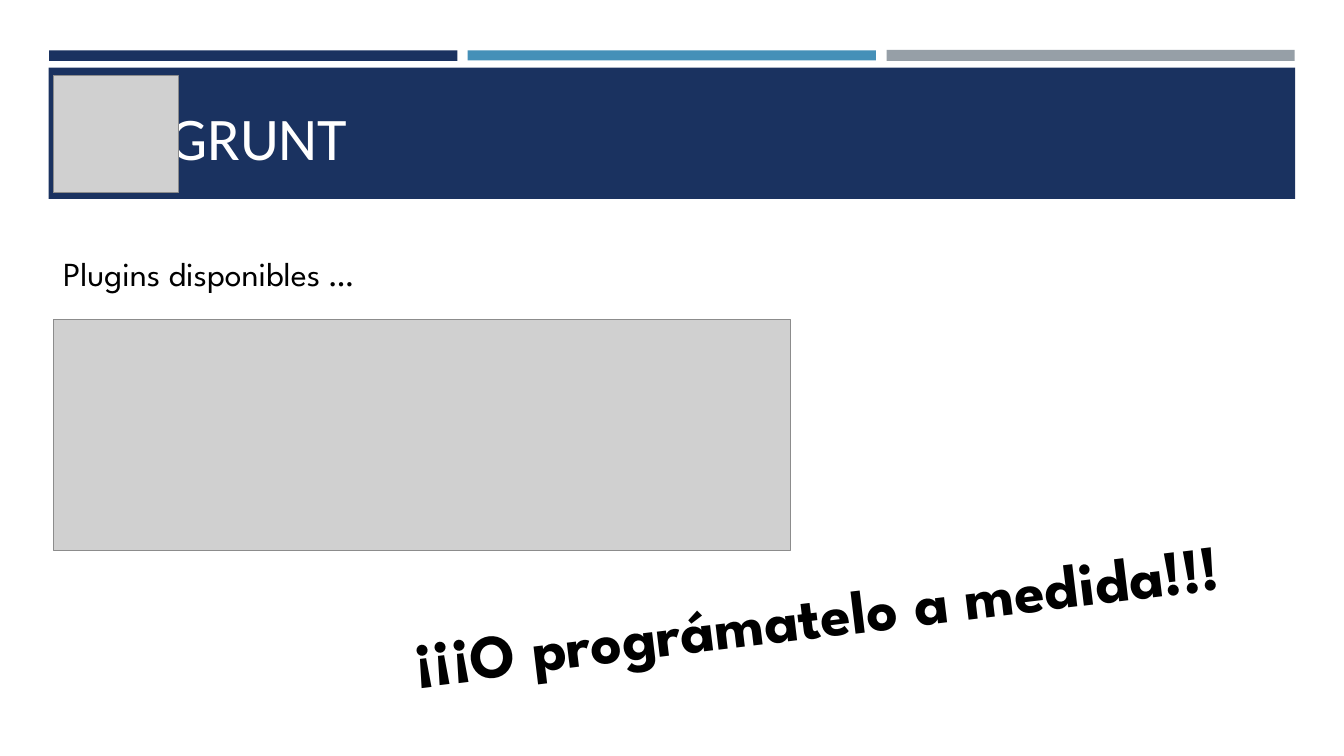
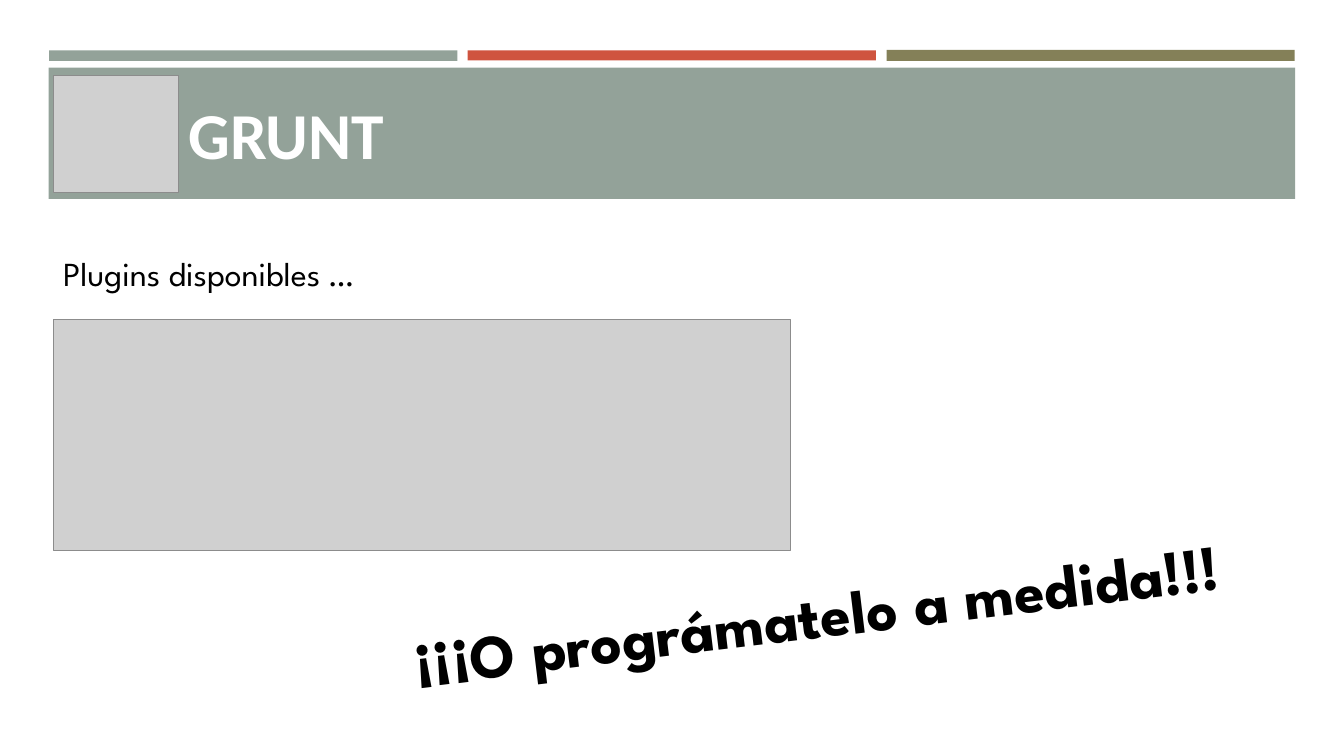
Before and after one commit to borya09/curso-vsw-herramientas-front, a slide deck: slide 7 of presentacion/presentacion.pptx (slide 6 before the commit). Drawn at 1344x756 pixels with LibreOffice and Linux fonts; fonts in the diff are those of the drawing; grey boxes stand for pictures. Boxes give left, top, right and bottom in pixels: in the first picture for what was removed or moved away, otherwise in the second. Text is boxed around its words. In the diff, an @@ line names an element or a change of style, - is before the commit and + after.

```diff
--- a/presentacion/presentacion.pptx
+++ b/presentacion/presentacion.pptx
@@ rectangle at <box>49,50,458,60</box>: fill #1A3260 to #93A299 @@
@@ rectangle at <box>468,50,876,60</box>: fill #4590B8 to #CF543F @@
@@ rectangle at <box>886,50,1295,62</box>: fill #969FA7 to #848058 @@
@@ rectangle at <box>48,68,1296,199</box>: fill #1A3260 to #93A299 @@
@@ text "GRUNT": place and size @@
-text "GRUNT" at <box>169,110,347,175</box>
+text "GRUNT" at <box>188,116,383,160</box>
@@ text "GRUNT" at <box>188,116,383,160</box>: size 43.2 to 46.8 pt, bold on @@
```
Also in this commit, not shown: 13 other slides changed, 1 slide added, 4 other files.
